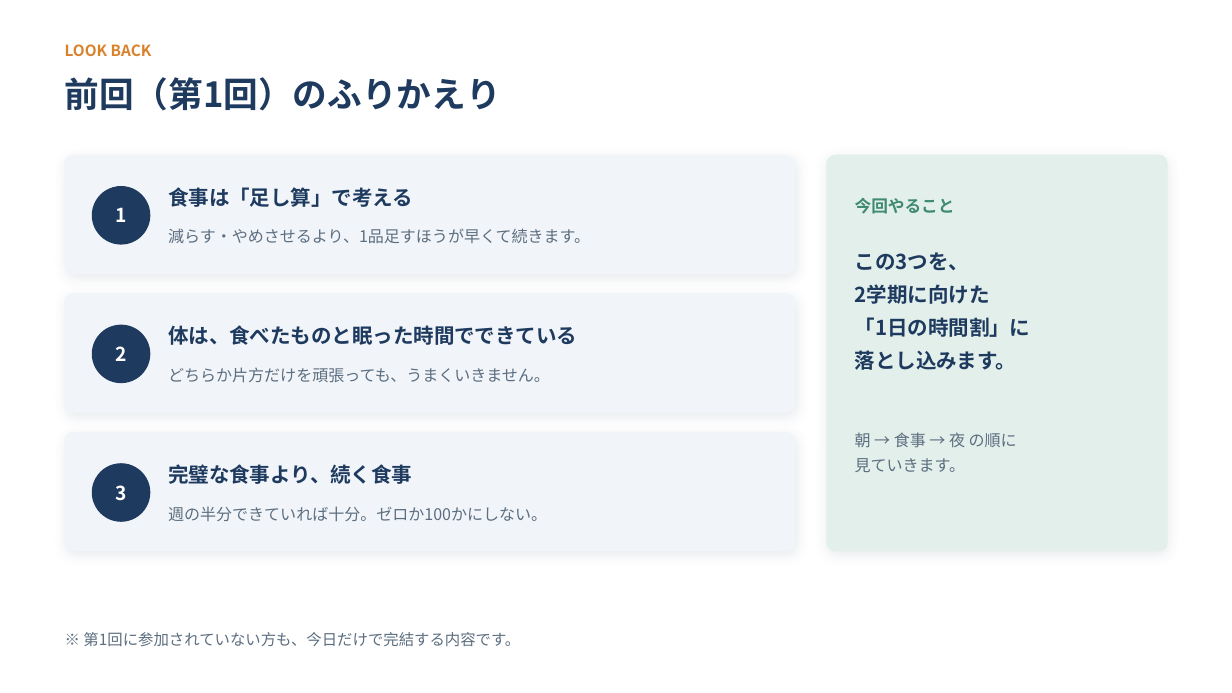
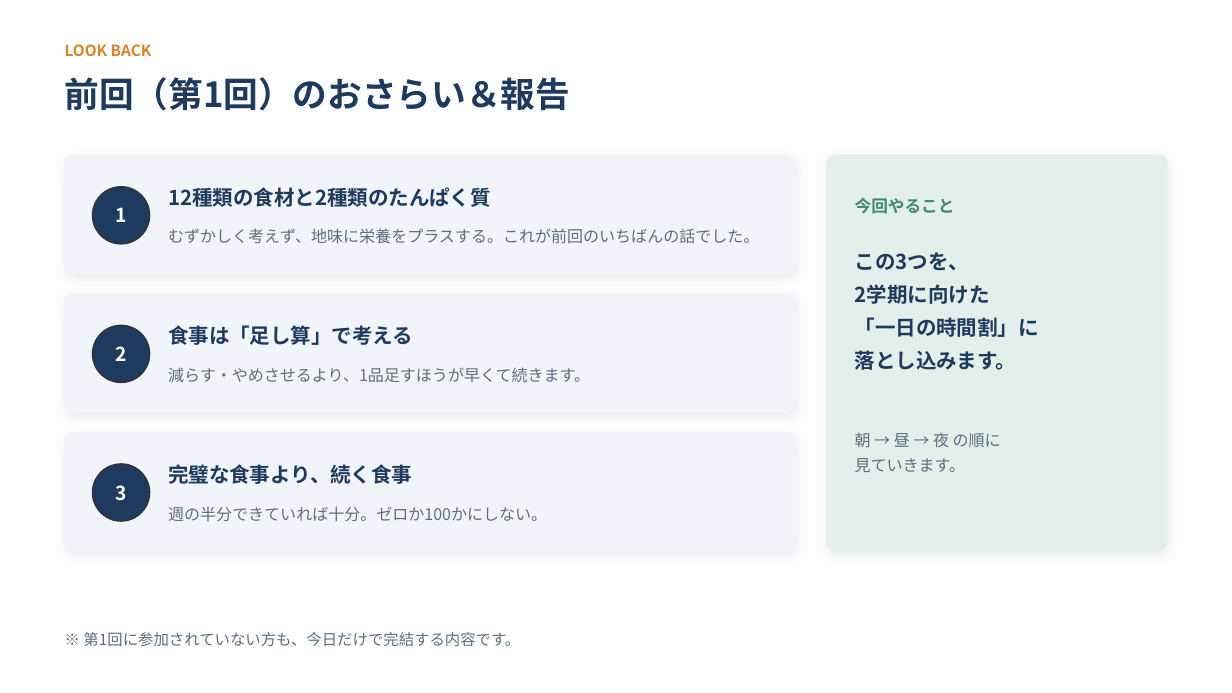
Before and after one commit to xxhmannasuimhxx/-, a slide deck: slide 4 of 夏休みの終わり_第2回_食と生活リズムの整え方.pptx (slide 3 before the commit). Drawn at 1232x693 pixels with LibreOffice and Linux fonts; fonts in the diff are those of the drawing. Boxes give left, top, right and bottom in pixels: in the first picture for what was removed or moved away, otherwise in the second. Text is boxed around its words. In the diff, an @@ line names an element or a change of style, - is before the commit and + after.

```diff
--- a/夏休みの終わり_第2回_食と生活リズムの整え方.pptx
+++ b/夏休みの終わり_第2回_食と生活リズムの整え方.pptx
@@ text at (x1=65, y1=77, x2=571, y2=111): text changed @@
-前回（第1回）のふりかえり
+前回（第1回）のおさらい＆報告
@@ text at (x1=168, y1=187, x2=491, y2=207): text changed @@
-食事は「足し算」で考える
+12種類の食材と2種類のたんぱく質
@@ text at (x1=168, y1=228, x2=759, y2=244): text changed @@
-減らす・やめさせるより、1品足すほうが早くて続きます。
+むずかしく考えず、地味に栄養をプラスする。これが前回のいちばんの話でした。
@@ text at (x1=168, y1=325, x2=413, y2=345): text changed @@
-体は、食べたものと眠った時間でできている
+食事は「足し算」で考える
@@ text at (x1=855, y1=317, x2=1039, y2=337): text changed @@
-「1日の時間割」に
+「一日の時間割」に
@@ text at (x1=168, y1=367, x2=590, y2=382): text changed @@
-どちらか片方だけを頑張っても、うまくいきません。
+減らす・やめさせるより、1品足すほうが早くて続きます。
@@ text at (x1=855, y1=432, x2=1001, y2=447): text changed @@
-朝 → 食事 → 夜 の順に
+朝 → 昼 → 夜 の順に
@@ outline #1E3A5F 1 pt to #333333 1 pt in 3 elements at (x1=92, y1=187, x2=150, y2=244), (x1=92, y1=325, x2=150, y2=383), (x1=92, y1=464, x2=150, y2=521) @@
```
Also in this commit, not shown: 18 other slides changed, 20 slides added, 9 slides removed, 1 other file.
